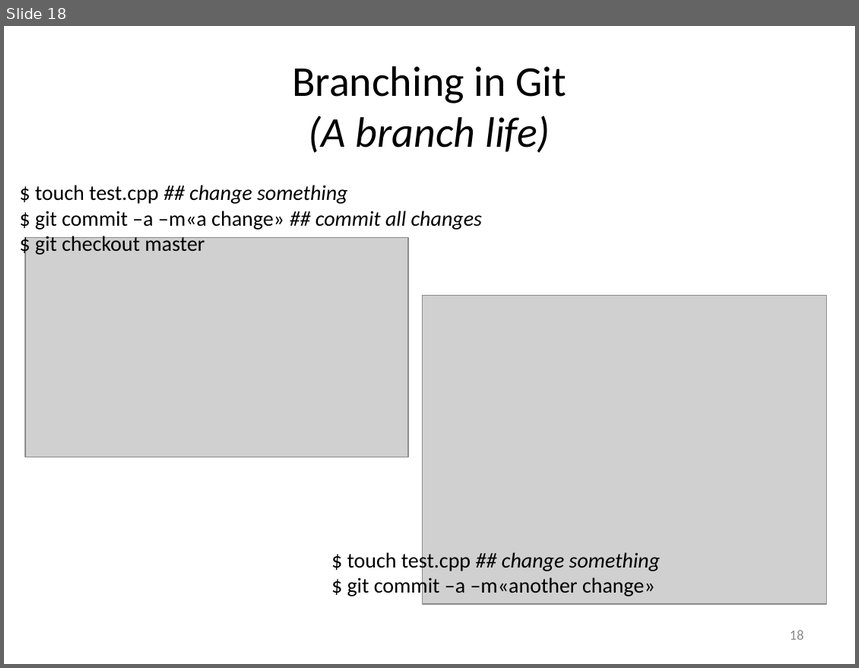
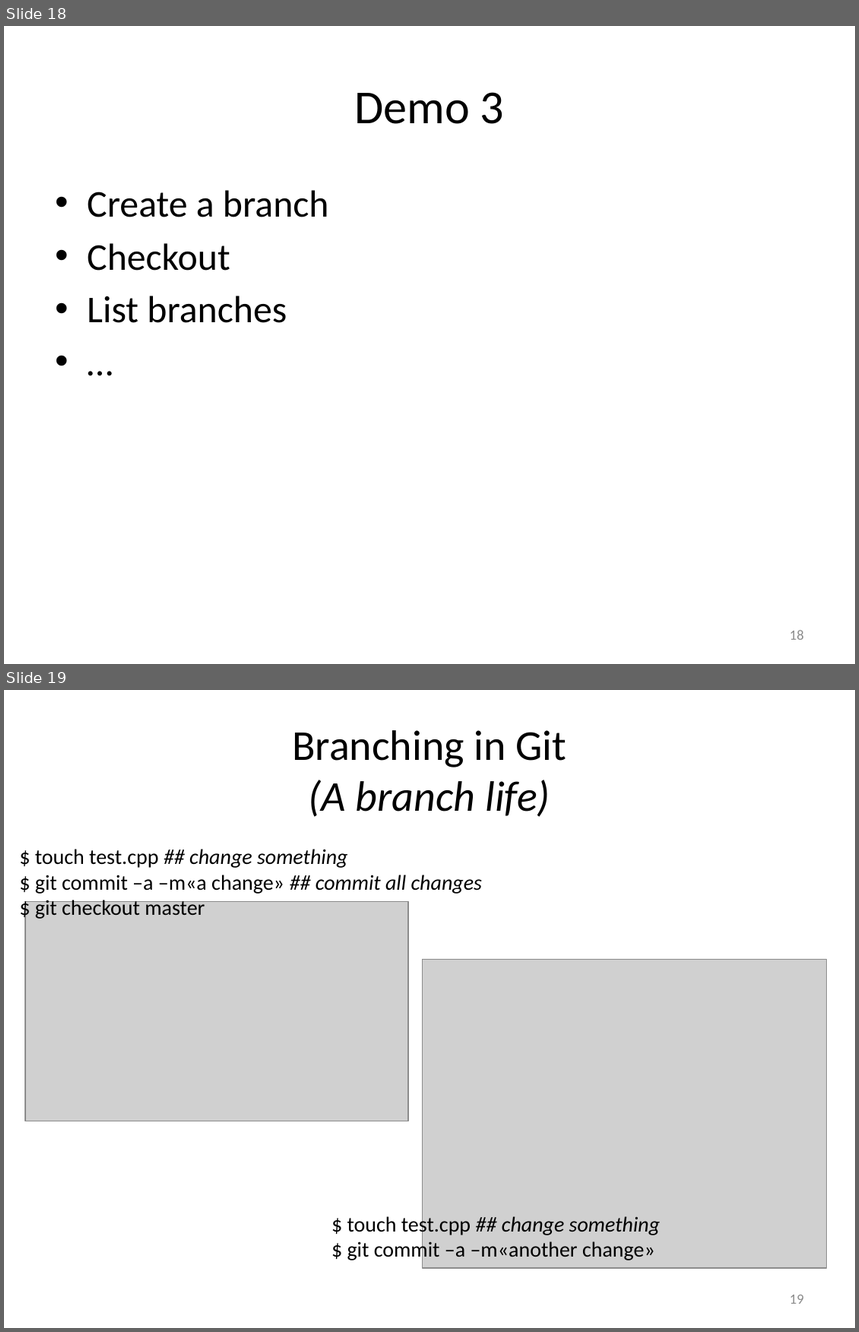
Before and after one commit to adrien59cadri/git_presentation, a slide deck: powerpoint/Nouveau Microsoft PowerPoint Presentation.pptx. Shown one above the other, each under a label of ours: slide 18 before the commit, slides 18 and 19 after it. The pictures are 859x668 and 859x1332 pixels, drawn with LibreOffice and Linux fonts; fonts in the diff are those of the drawing; grey boxes stand for pictures. Boxes give left, top, right and bottom in pixels: in the first picture for what was removed or moved away, otherwise in the second. Text is boxed around its words. In the diff, an @@ line names an element or a change of style, - is before the commit and + after.

```diff
--- a/powerpoint/Nouveau Microsoft PowerPoint Presentation.pptx
+++ b/powerpoint/Nouveau Microsoft PowerPoint Presentation.pptx
@@ slide 18 added at [4,26,855,664], background #FFFFFF @@
@@ title added at [354,92,504,124], 40 pt, text #000000 @@
+Demo 3
@@ text added at [87,190,329,323], 32 pt, text #000000 @@
+• Create a branch
+• Checkout
+• List branches
+• …
@@ page number added at [790,630,804,640], 12 pt, text #8C8C8C @@
+18
@@ what was slide 18 is now slide 19 @@
@@ page number at [790,1295,804,1304]: text changed @@
-18
+19
```
Also in this commit, not shown: 1 slide changed, 1 other slide added.
